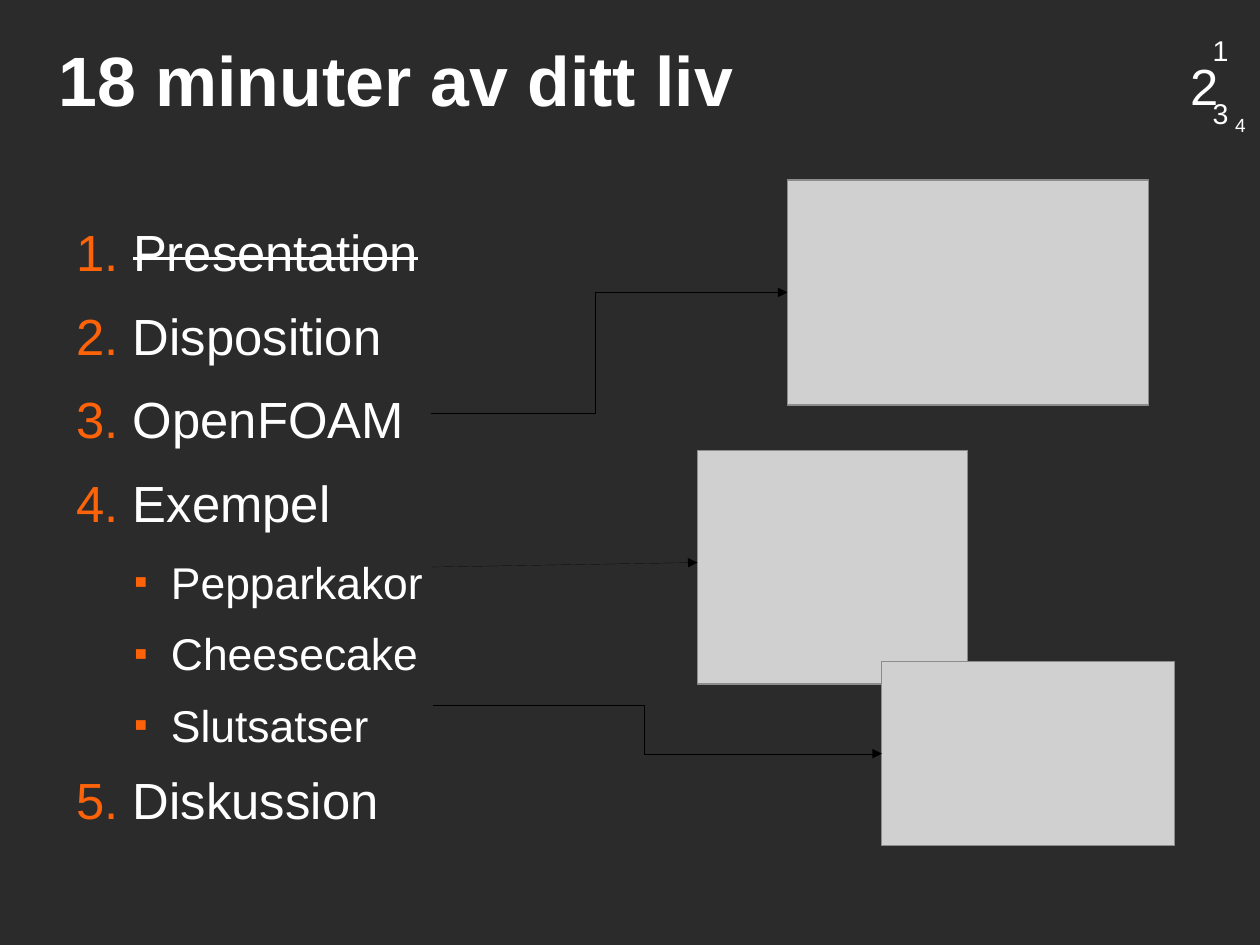
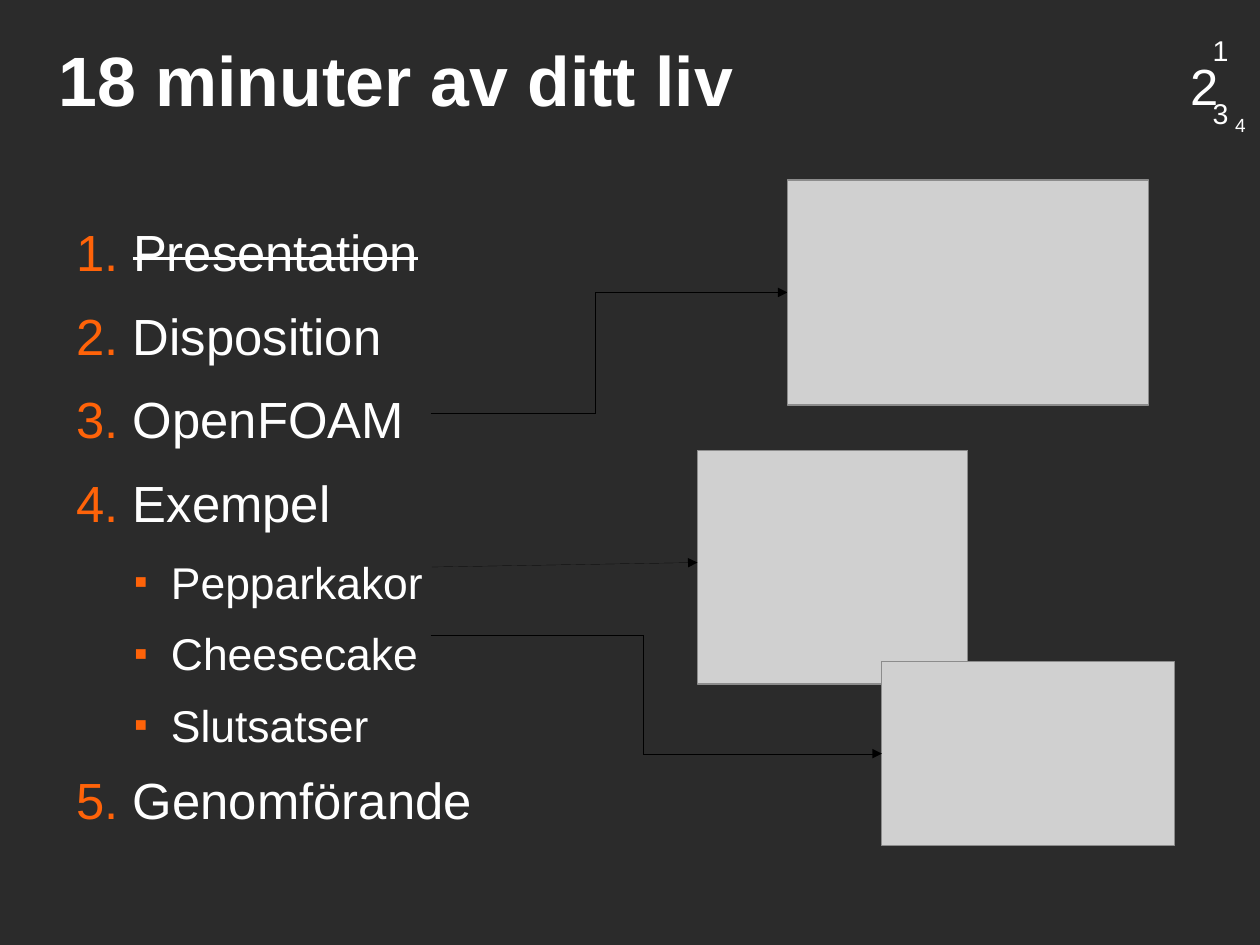
Before and after one commit to saifthe1/openfoam-openmp, a slide deck: slide 3 of presentation/pres.odp. Drawn at 1260x945 pixels with LibreOffice and Linux fonts; fonts in the diff are those of the drawing; grey boxes stand for pictures; background and template pictures are left out; a plain dark background stands for a picture behind light text. Boxes give left, top, right and bottom in pixels: in the first picture for what was removed or moved away, otherwise in the second. Text is boxed around its words. In the diff, an @@ line names an element or a change of style, - is before the commit and + after.

```diff
--- a/presentation/pres.odp
+++ b/presentation/pres.odp
@@ elbow arrow moved from (432, 705) - (883, 753) to (431, 636) - (883, 753) @@
@@ text at (133, 782, 472, 820): text changed @@
-5. Diskussion
+5. Genomförande
```
Also in this commit, not shown: 12 other slides changed.
